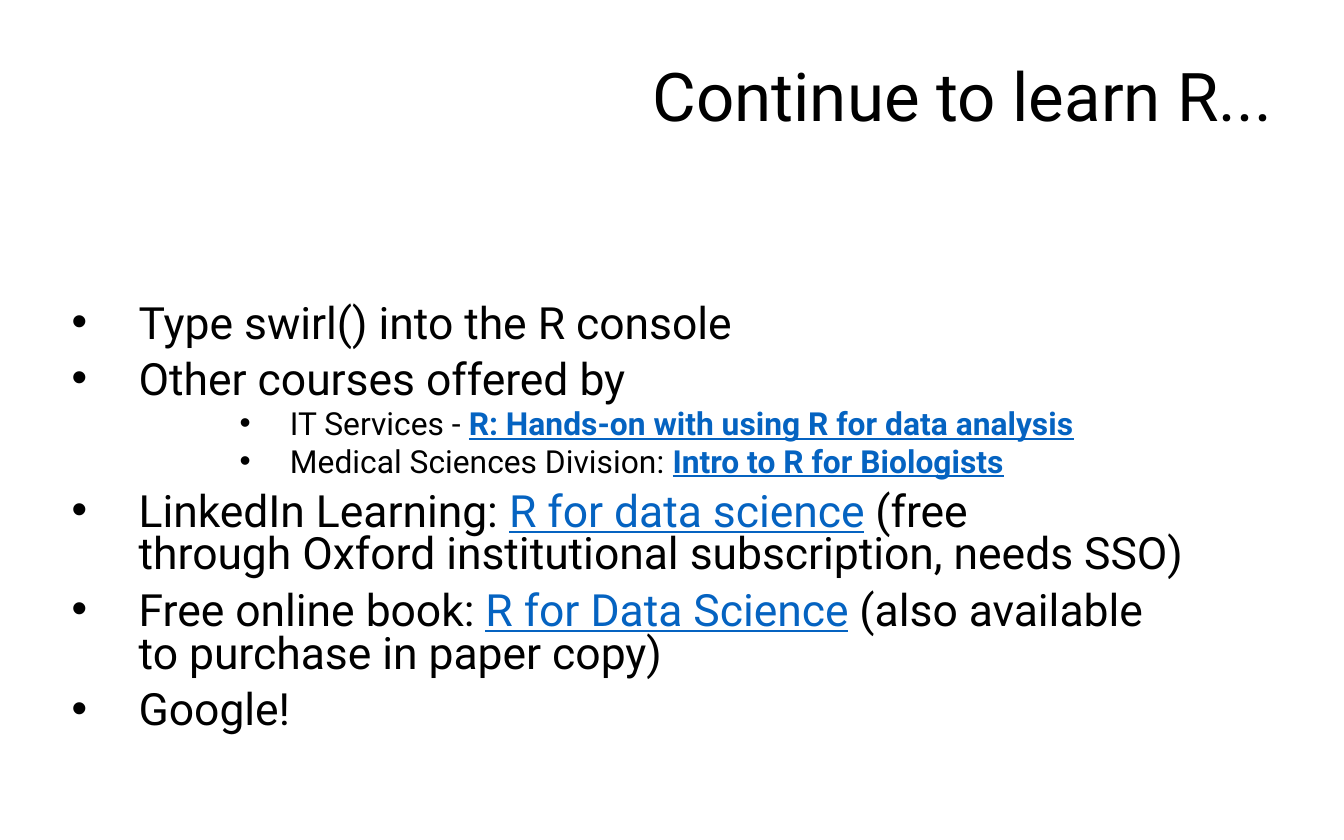
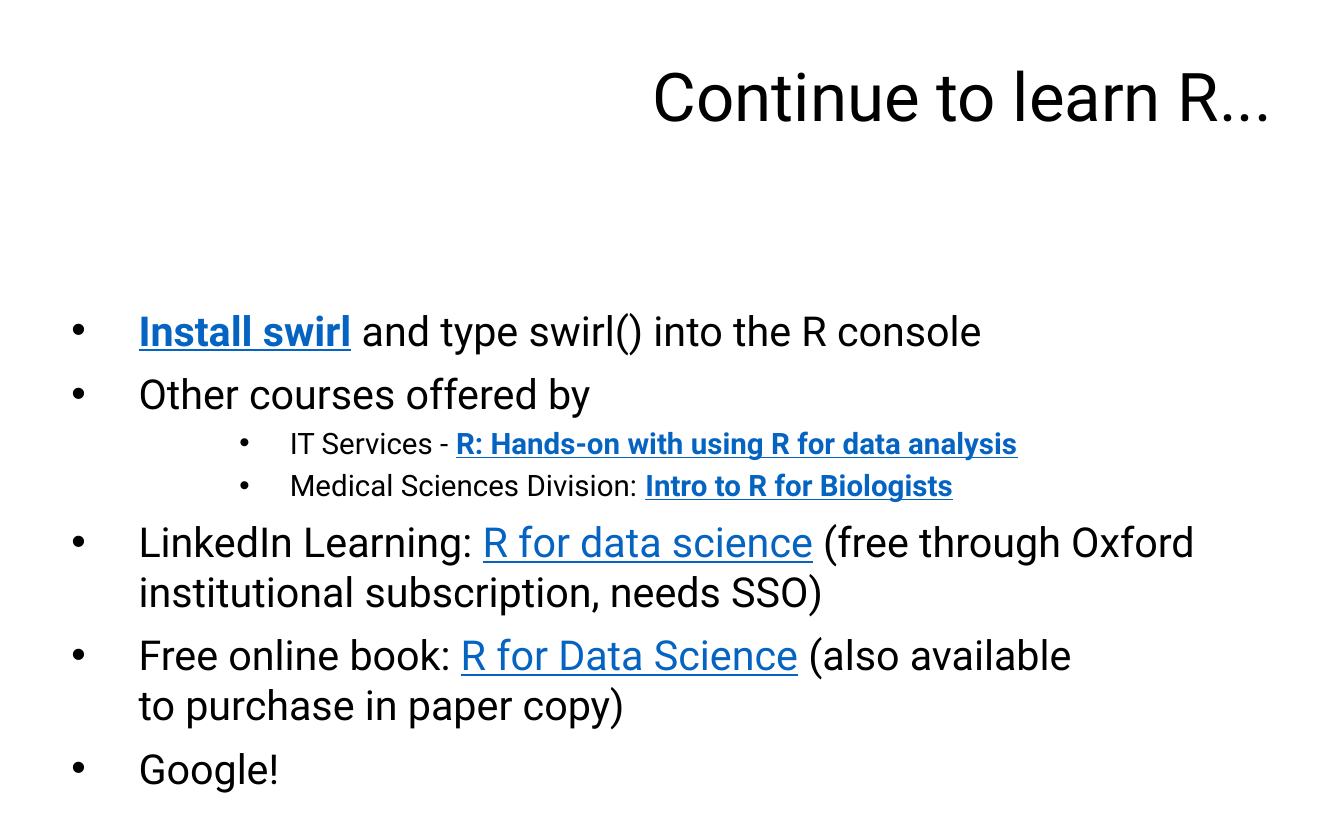
Before and after one commit to sraorao/R-A-First-Look, a slide deck: slide 12 of DA024W - R_A_First_Look.pptx. Drawn at 1344x840 pixels with LibreOffice and Linux fonts; fonts in the diff are those of the drawing; background and template pictures are left out. Boxes give left, top, right and bottom in pixels: in the first picture for what was removed or moved away, otherwise in the second. Text is boxed around its words. In the diff, an @@ line names an element or a change of style, - is before the commit and + after.

Commit message:
Add swirl link

```diff
--- a/DA024W - R_A_First_Look.pptx
+++ b/DA024W - R_A_First_Look.pptx
@@ text at (x1=139, y1=313, x2=982, y2=356): text changed; size 23.8 to 22.1 pt @@
-• Type swirl() into the R console
+• Install swirl and type swirl() into the R console
@@ text at (x1=139, y1=377, x2=1194, y2=793): size 23.8 to 22.1 pt in "Other courses offered by", "LinkedIn Learning: R for data science (free ...", "Free online book: R for Data Science ...", "Google!"; size 17 to 15.8 pt in "IT Services - R: Hands-on with using ...", "Medical Sciences Division: Intro to R for ..."; line spacing 0.8 to 1; indent changed @@
```
Also in this commit, not shown: 7 other slides changed.
